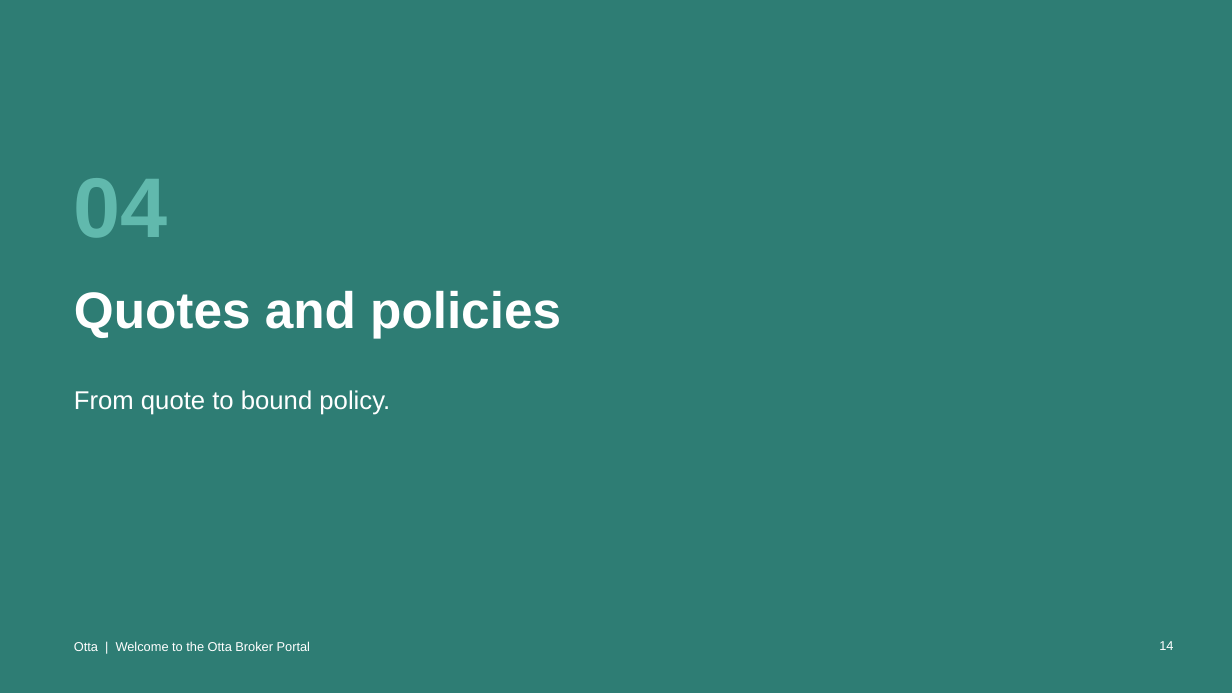
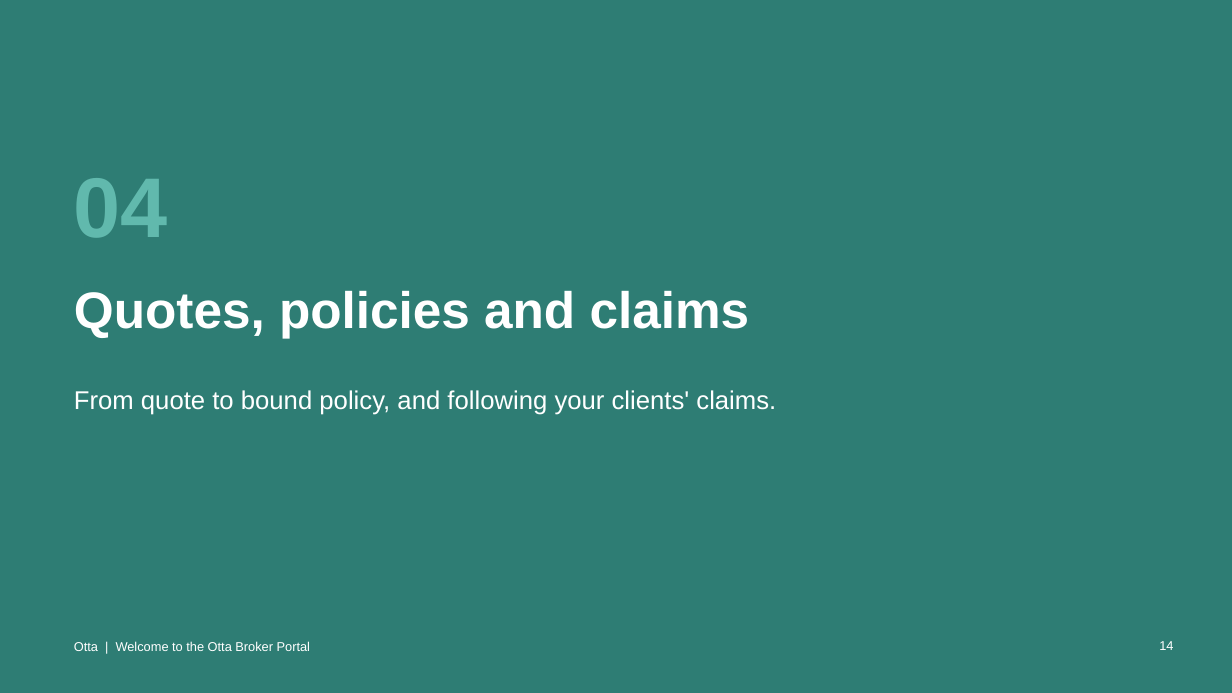
Before and after one commit to rebeccakfurness-boop/otta-MVP, a slide deck: slide 14 of docs/training/Otta Broker Portal guide.pptx. Drawn at 1232x693 pixels with LibreOffice and Linux fonts; fonts in the diff are those of the drawing; background and template pictures are left out. Boxes give left, top, right and bottom in pixels: in the first picture for what was removed or moved away, otherwise in the second. Text is boxed around its words. In the diff, an @@ line names an element or a change of style, - is before the commit and + after.

```diff
--- a/docs/training/Otta Broker Portal guide.pptx
+++ b/docs/training/Otta Broker Portal guide.pptx
@@ title at [74,291,750,338]: text changed @@
-Quotes and policies
+Quotes, policies and claims
@@ text at [74,390,776,415]: text changed @@
-From quote to bound policy.
+From quote to bound policy, and following your clients' claims.
```
Also in this commit, not shown: 6 other slides changed, 3 slides added, 36 other files.
